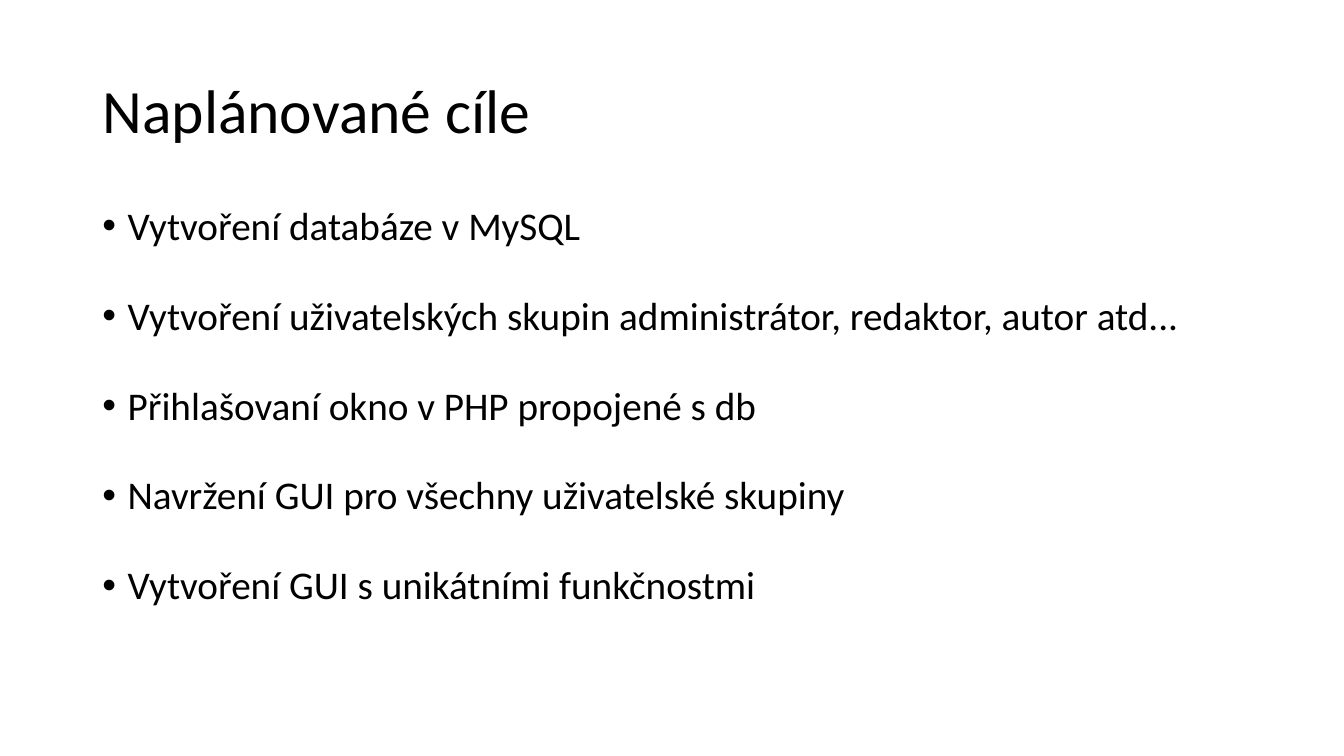
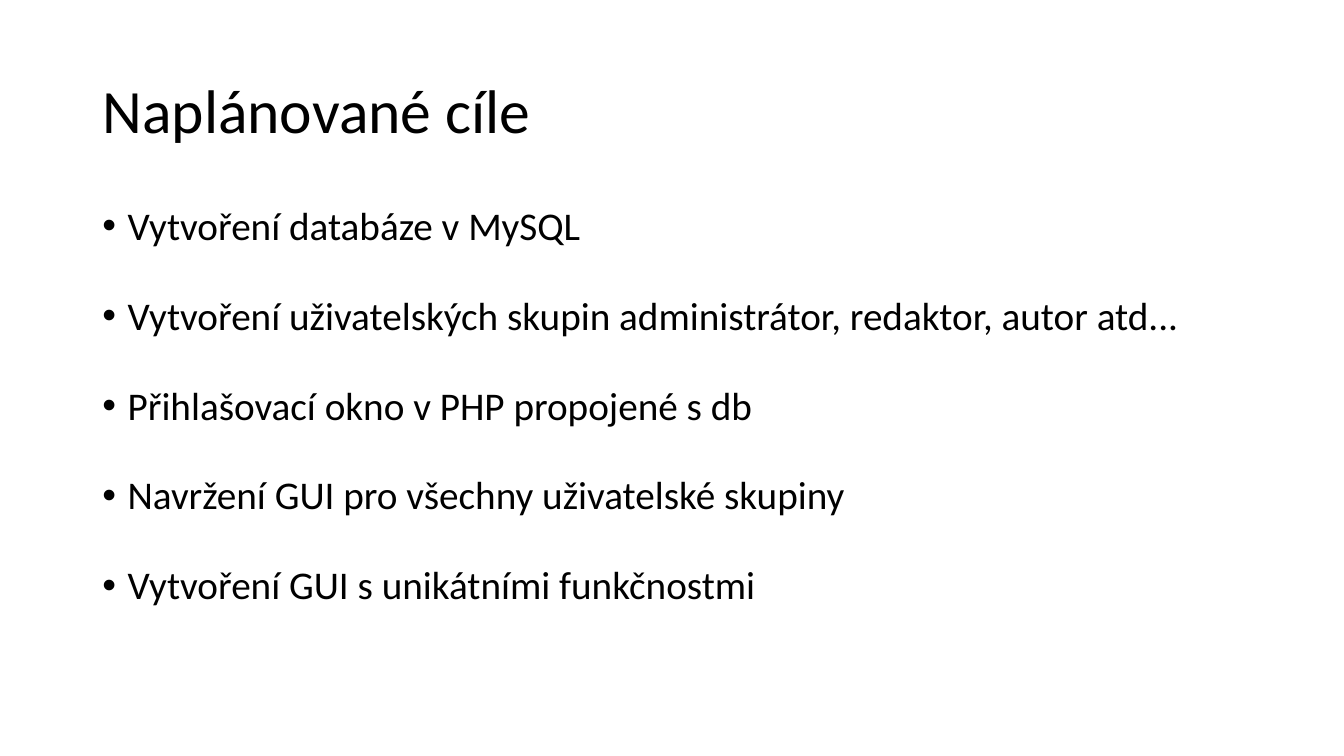
Before and after one commit to MichalNovak/totallyprofessionals, a slide deck: slide 2 of Totally Professionals.pptx. Drawn at 1344x756 pixels with LibreOffice and Linux fonts; fonts in the diff are those of the drawing. Boxes give left, top, right and bottom in pixels: in the first picture for what was removed or moved away, otherwise in the second. Text is boxed around its words. In the diff, an @@ line names an element or a change of style, - is before the commit and + after.

```diff
--- a/Totally Professionals.pptx
+++ b/Totally Professionals.pptx
@@ text at [128,392,752,427]: text changed @@
-• Přihlašovaní okno v PHP propojené s db
+• Přihlašovací okno v PHP propojené s db
```
Also in this commit, not shown: 1 other slide changed.
